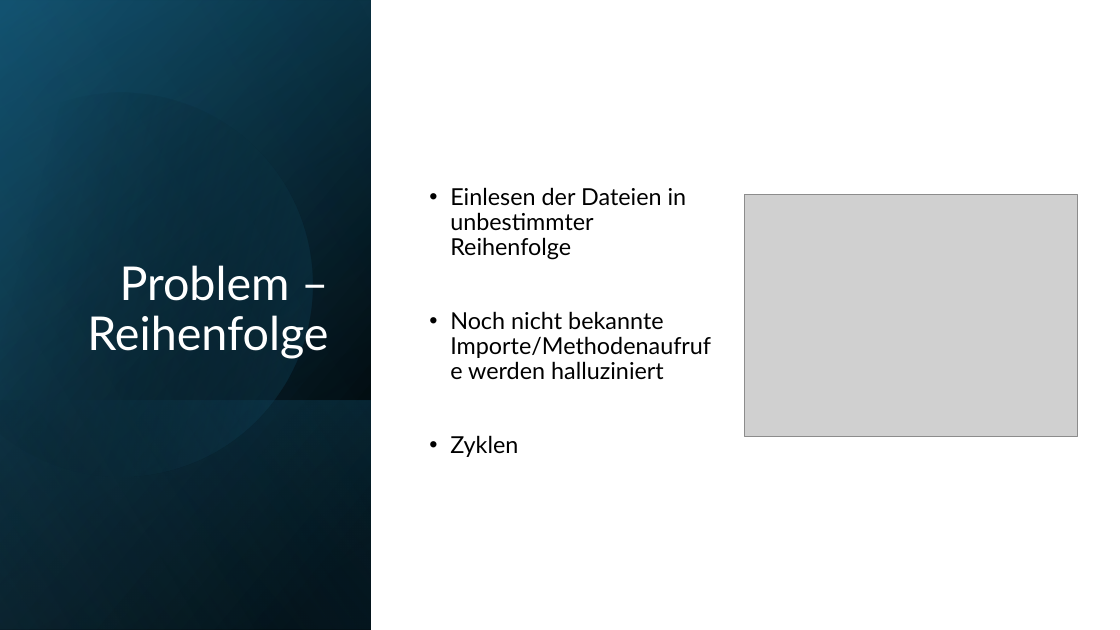
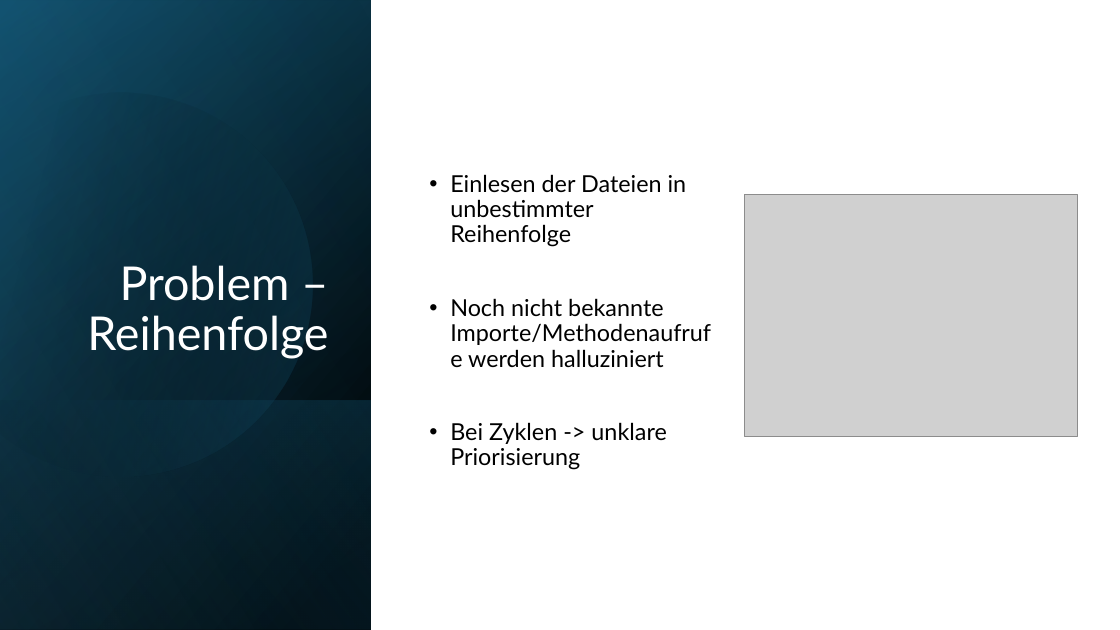
Before and after one commit to kis4-2026ss/projekt-g1-dorninger-pallinger, a slide deck: slide 12 of AI-Assisted Java Legacy Migration.pptx. Drawn at 1120x630 pixels with LibreOffice and Linux fonts; fonts in the diff are those of the drawing; grey boxes stand for pictures. Boxes give left, top, right and bottom in pixels: in the first picture for what was removed or moved away, otherwise in the second. Text is boxed around its words. In the diff, an @@ line names an element or a change of style, - is before the commit and + after.

```diff
--- a/AI-Assisted Java Legacy Migration.pptx
+++ b/AI-Assisted Java Legacy Migration.pptx
@@ text at (450,422,666,470): text changed @@
-• Zyklen
+• Bei Zyklen -> unklare Priorisierung
```
Also in this commit, not shown: 15 other slides changed, 2 slides added.
